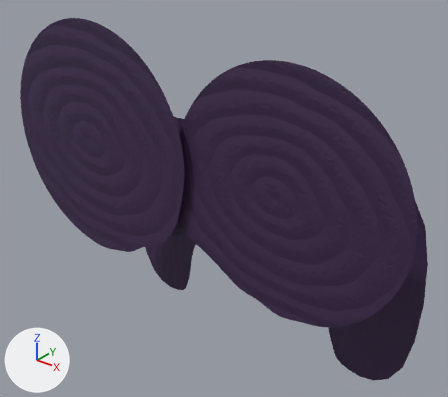
A saved change to the Blender file Blender/curtains.blend.
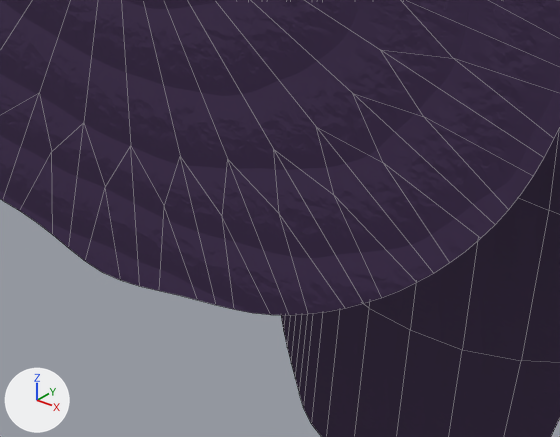
Old and new are each drawn whole from a 50 mm camera at (4.26, -5.85, 4.86) aimed at (-0.05, -0.45, 1.52) and again close up on the part from 55% to 91% of the width and 60% to 91% of the height. The axes (+X, +Y, +Z) are drawn at lower left. The lights are the same throughout. The close-ups show mesh edges as thin lines.
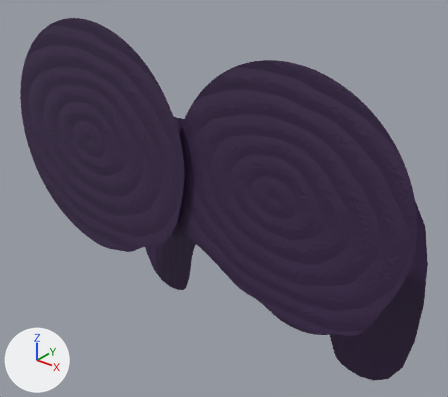
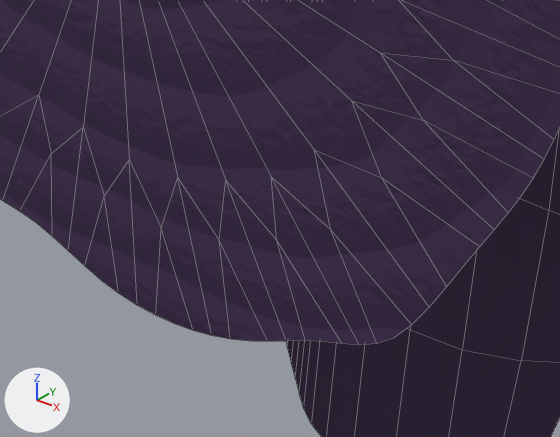
Changed parts and their boxes [x1, y1, x2, y2] in the close-ups (560 x 437 px):
'Circle', reshaped: before [0, 0, 560, 315]; after [0, 0, 560, 345]

Edits to the bpy script that builds the scene:
```text
Change me_circle:
    where me_circle.from_pydata(...)  # 32 vertices, 1 face; spans x -1.08..1.0, y -1.01..1.0, z 0.0
    used by ob_circle; location = (1.277, -1.208, 2.172); rotation_euler = (1.571, 0.0, 0.0), in degrees (90, 0, 0); scale = (1.39, 1.39, 1.39)
    before: 16 (0.0, -1.01, 0.0), 21 (0.83, -0.56, 0.0), 22 (0.92, -0.38, 0.0)
    me_circle part 1
    add for i in [16, 21, 22]: me_circle.vertices[i].co += Vector((0.0, -0.01, 0.0))
    me_circle.vertices[17].co: (0.21, -0.94, 0.0) -> (0.2, -1.04, 0.0)
    me_circle.vertices[18].co: (0.38, -0.92, 0.0) -> (0.38, -0.99, 0.0)
    me_circle.vertices[19].co: (0.56, -0.83, 0.0) -> (0.56, -0.89, 0.0)
    me_circle.vertices[20].co: (0.71, -0.71, 0.0) -> (0.71, -0.86, 0.0)
```
